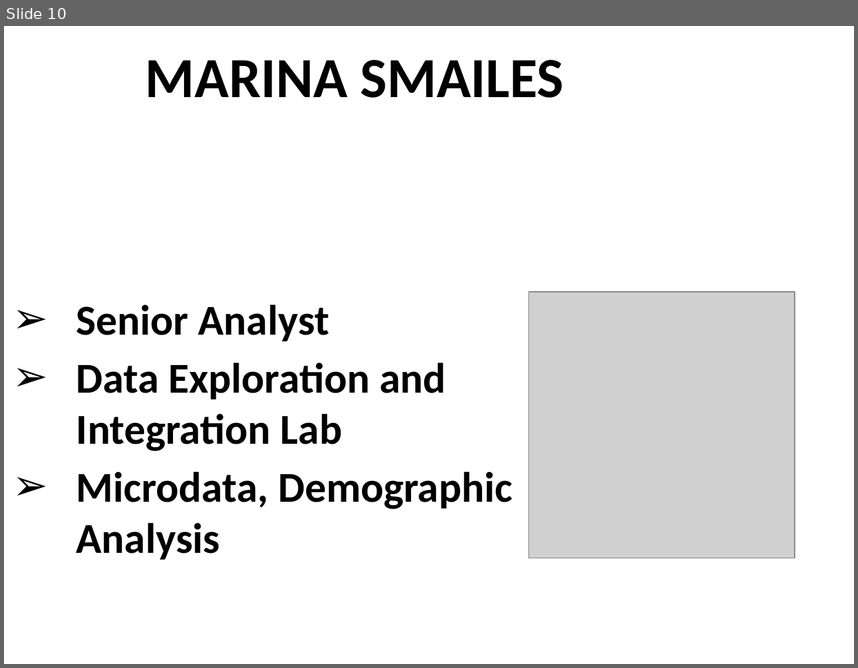
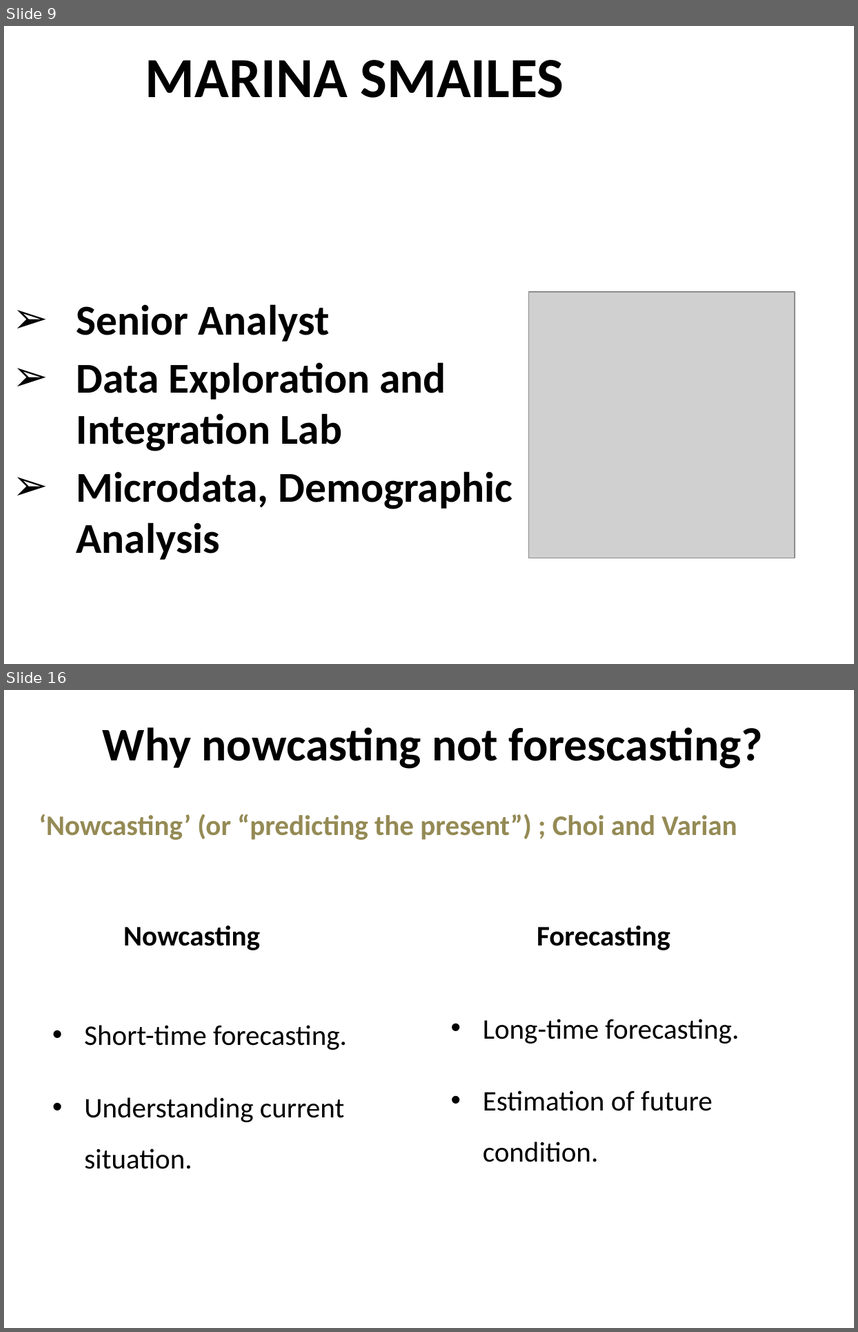
Before and after one commit to ubco-mds-2021-labs/capstone-project-googletrends_capstone, a slide deck: admin/weekly-updates/week8/sample final ppt.pptx. Shown one above the other, each under a label of ours: slide 10 before the commit, slides 9 and 16 after it; the slides between them are not shown. The pictures are 858x668 and 858x1332 pixels, drawn with LibreOffice and Linux fonts; fonts in the diff are those of the drawing; grey boxes stand for pictures. Boxes give left, top, right and bottom in pixels: in the first picture for what was removed or moved away, otherwise in the second. Text is boxed around its words. In the diff, an @@ line names an element or a change of style, - is before the commit and + after.

```diff
--- a/admin/weekly-updates/week8/sample final ppt.pptx
+++ b/admin/weekly-updates/week8/sample final ppt.pptx
@@ slide 16 added at (4, 690, 854, 1328), background #FFFFFF @@
@@ title added at (103, 727, 763, 769), 39.6 pt, text #000000, bold @@
+Why nowcasting not forescasting?
@@ text added at (39, 814, 737, 840), 24 pt, text #948A54, bold @@
+‘Nowcasting’ (or “predicting the present”) ; Choi and Varian
@@ text added at (123, 925, 260, 950), 24 pt, text #000000, bold @@
+Nowcasting
@@ text added at (537, 925, 671, 950), 24 pt, text #000000, bold @@
+Forecasting
@@ text added at (483, 1018, 739, 1162), 24 pt, text #000000 @@
+• Long-time forecasting.
+• Estimation of future condition.
@@ text added at (84, 1025, 347, 1169), 24 pt, text #000000 @@
+• Short-time forecasting.
+• Understanding current situation.
@@ what was slide 10 is now slide 9 @@
```
Also in this commit, not shown: 4 slides changed, 6 other slides added, 6 slides removed, 1 other file.
